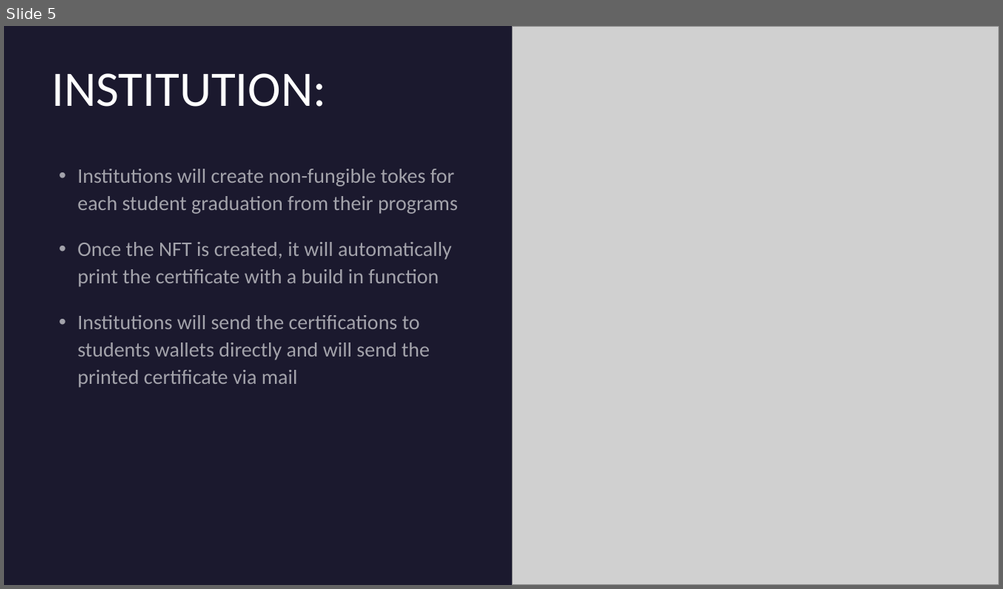
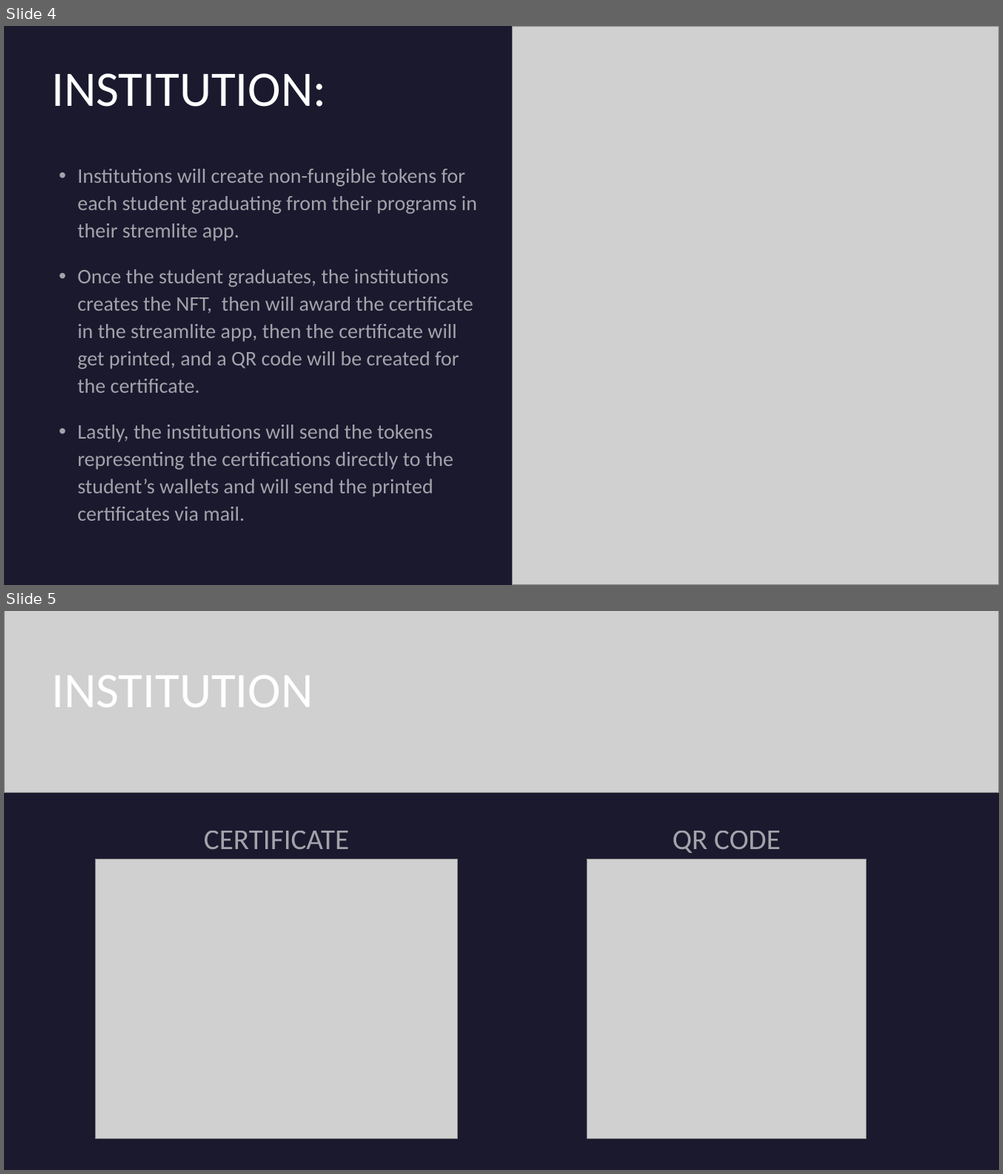
Before and after one commit to Jraigos/CertiPro, a slide deck: Project_Presentation_CERTIPRO.pptx. Shown one above the other, each under a label of ours: slide 5 before the commit, slides 4 and 5 after it. The pictures are 1003x589 and 1003x1174 pixels, drawn with LibreOffice and Linux fonts; fonts in the diff are those of the drawing; grey boxes stand for pictures. Boxes give left, top, right and bottom in pixels: in the first picture for what was removed or moved away, otherwise in the second. Text is boxed around its words. In the diff, an @@ line names an element or a change of style, - is before the commit and + after.

```diff
--- a/Project_Presentation_CERTIPRO.pptx
+++ b/Project_Presentation_CERTIPRO.pptx
@@ slide 5 added at <box>4,611,999,1170</box>, background #1B192E @@
@@ picture added at <box>4,611,999,793</box> @@
@@ text added at <box>51,675,313,707</box>, 48 pt, text #FFFFFF @@
+INSTITUTION
@@ text added at <box>204,831,349,849</box>, 28 pt, text #FFFFFF at 60% opacity @@
+CERTIFICATE
@@ text added at <box>672,831,780,853</box>, 28 pt, text #FFFFFF at 60% opacity @@
+QR CODE
@@ picture added at <box>96,860,458,1139</box> @@
@@ picture added at <box>586,860,866,1139</box> @@
@@ what was slide 5 is now slide 4 @@
@@ slide 4 changed as well @@
@@ text at <box>77,169,477,521</box>: text changed @@
-• Institutions will create non-fungible tokes for each student graduation from their programs
-• Once the NFT is created, it will automatically print the certificate with a build in function
-• Institutions will send the certifications to students wallets directly and will send the printed certificate via mail
+• Institutions will create non-fungible tokens for each student graduating from their programs in their stremlite app.
+• Once the student graduates, the institutions creates the NFT, then will award the certificate in the streamlite app, then the certificate will get printed, and a QR code will be created for the certificate.
+• Lastly, the institutions will send the tokens representing the certifications directly to the student’s wallets and will send the printed certificates via mail.
```
Also in this commit, not shown: 7 other slides changed, 1 other slide added, 1 slide removed.
